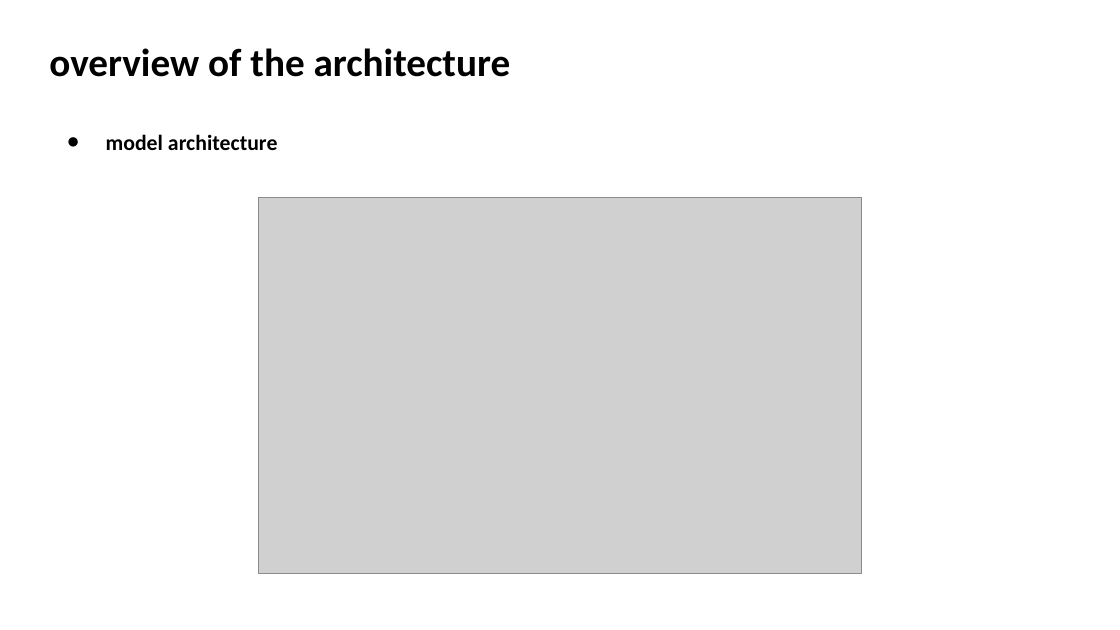
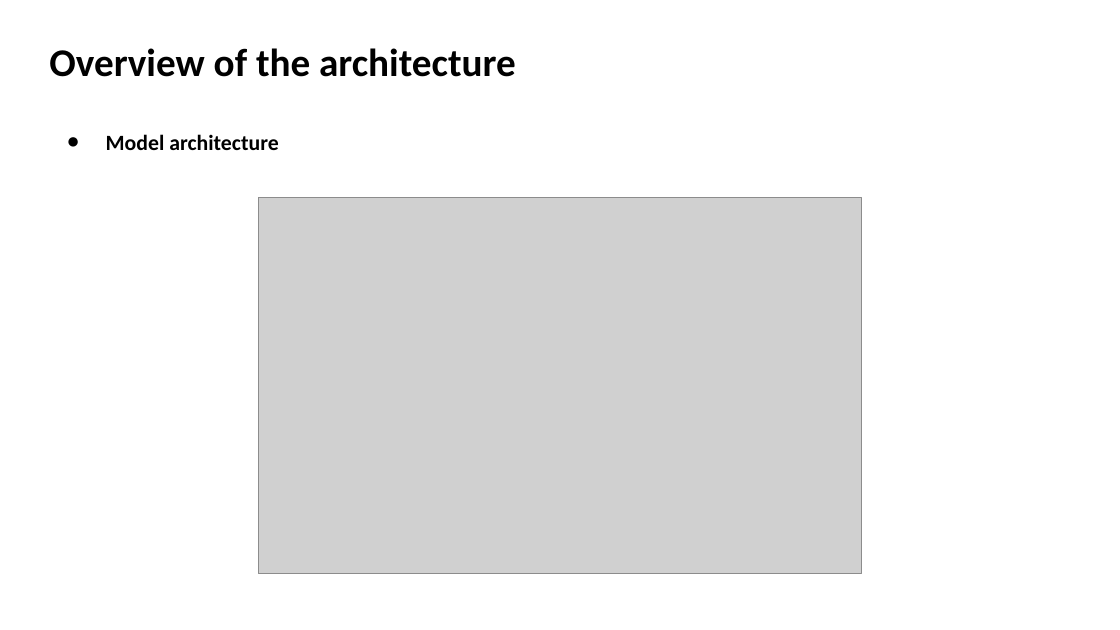
Before and after one commit to Lukelaitw/2025-VLL-undergraduate-research, a slide deck: slide 4 of week2/VLL_2_Deepverse_0929.pptx. Drawn at 1120x630 pixels with LibreOffice and Linux fonts; fonts in the diff are those of the drawing; grey boxes stand for pictures. Boxes give left, top, right and bottom in pixels: in the first picture for what was removed or moved away, otherwise in the second. Text is boxed around its words. In the diff, an @@ line names an element or a change of style, - is before the commit and + after.

```diff
--- a/week2/VLL_2_Deepverse_0929.pptx
+++ b/week2/VLL_2_Deepverse_0929.pptx
@@ title at (49,48,516,77): text changed @@
-overview of the architecture
+Overview of the architecture
@@ text at (106,134,279,150): text changed @@
-● model architecture
+● Model architecture
```
Also in this commit, not shown: 9 other slides changed, 1 slide added.
